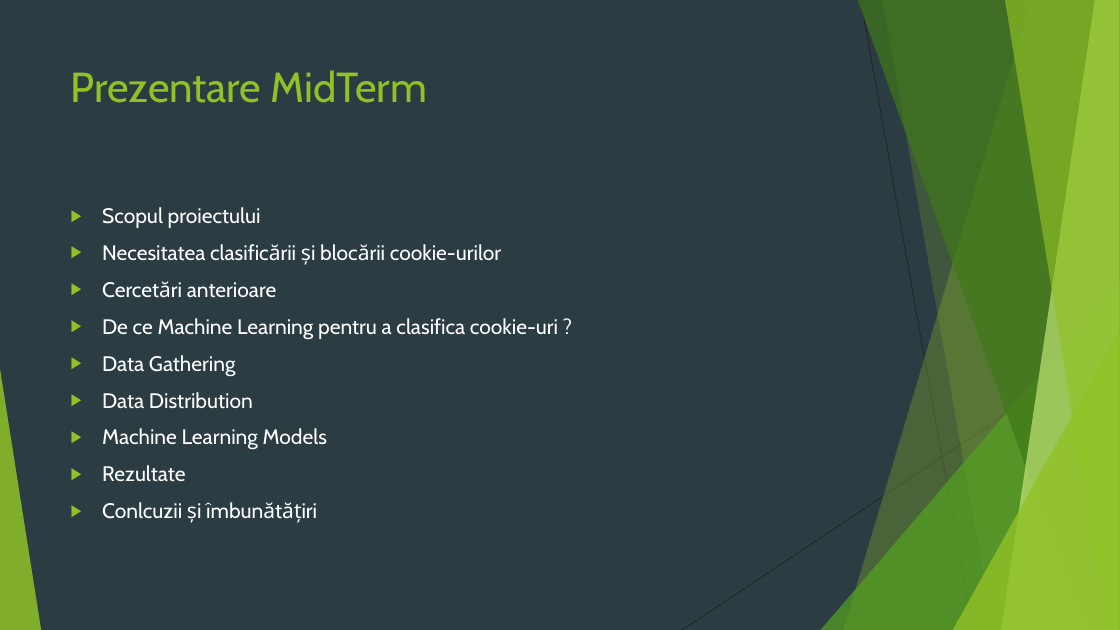
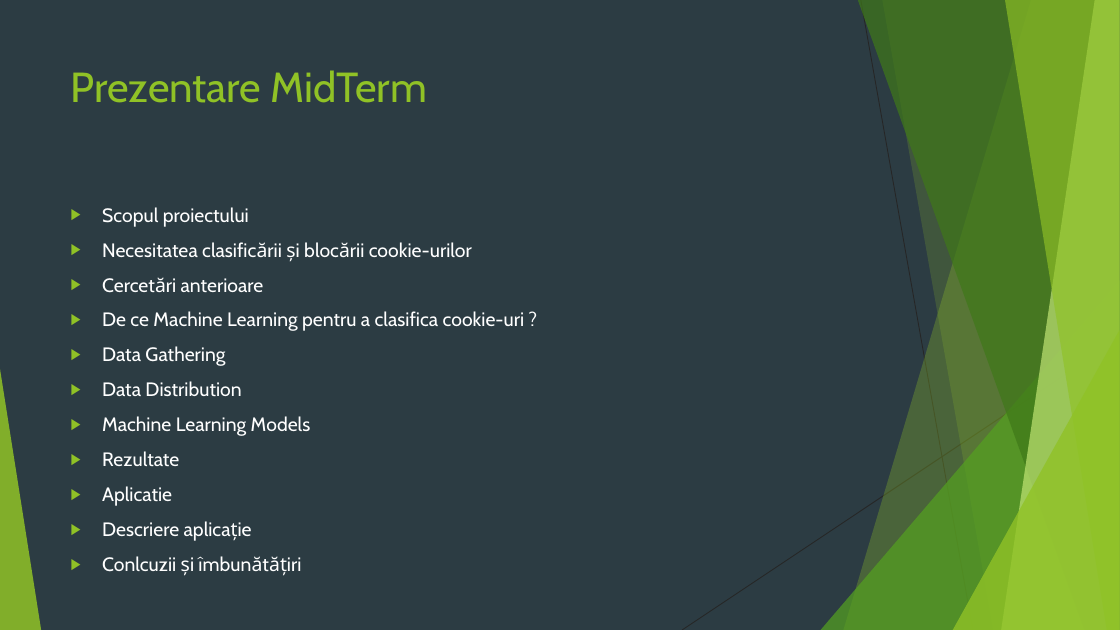
Before and after one commit to davide-perli/AI_Cookie_Classifier, a slide deck: slide 2 of Presentation_Cookie_Classifier.pptx. Drawn at 1120x630 pixels with LibreOffice and Linux fonts; fonts in the diff are those of the drawing. Boxes give left, top, right and bottom in pixels: in the first picture for what was removed or moved away, otherwise in the second. Text is boxed around its words. In the diff, an @@ line names an element or a change of style, - is before the commit and + after.

Commit message:
updated ppt

```diff
--- a/Presentation_Cookie_Classifier.pptx
+++ b/Presentation_Cookie_Classifier.pptx
@@ text at <box>102,207,525,466</box>: size 18 to 16.6 pt in "Scopul proiectului", "Necesitatea clasificării și blocării cookie-urilor", "Cercetări anterioare", "De ce Machine Learning pentru a clasifica ..." and 5 more places @@
@@ text at <box>102,486,179,536</box>: paragraphs added @@
+▶ Aplicatie
+▶ Descriere aplicație
```
Also in this commit, not shown: 2 slides added, 1 other file.
